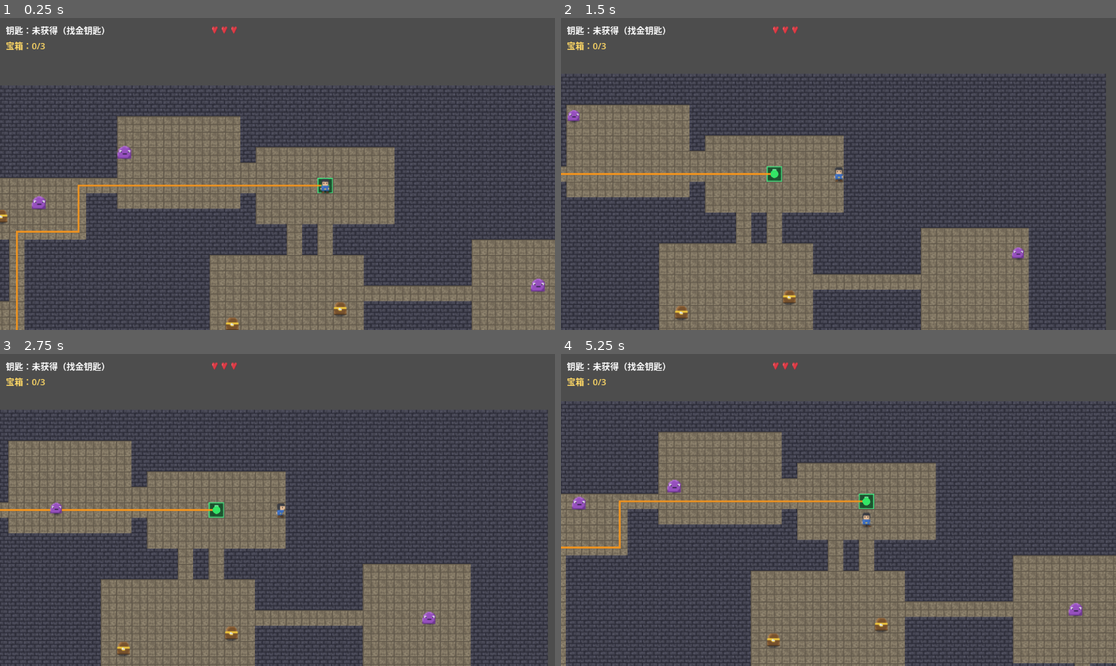
Above: before the commit, frames 1-4 (two rows, left to right).
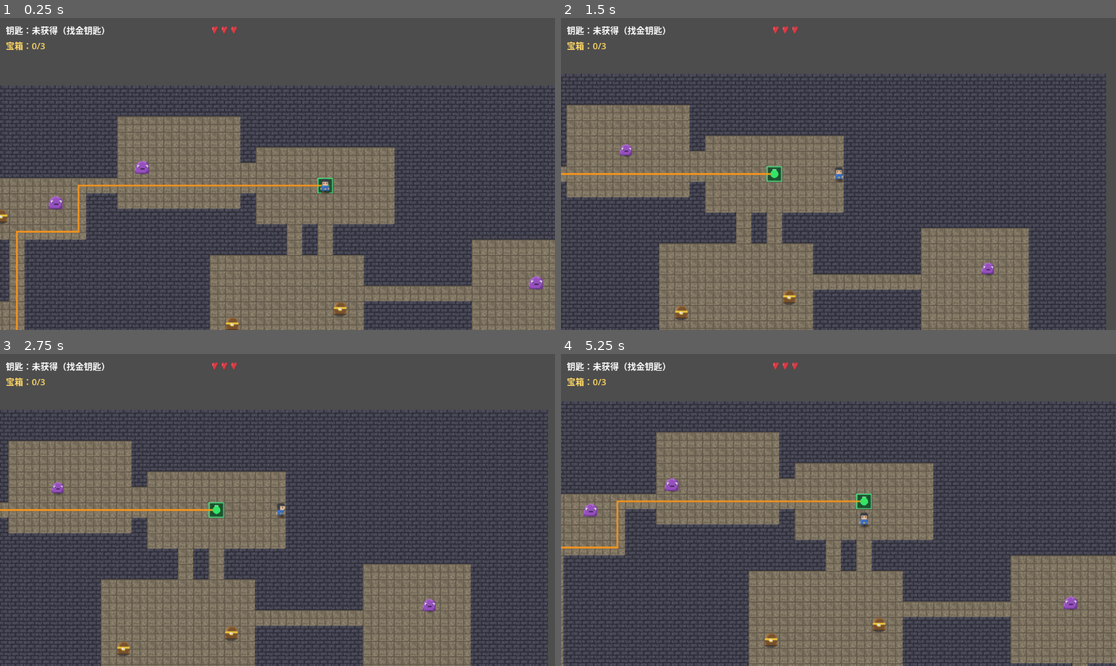
Above: after the commit, the same moments.

Repository: longray/godot_learn
Game: Godot game, scene res://lessons/lesson03_playable/lesson03.tscn
Same seed, same stepped clock (60 frames per second), same inputs: the game is played once before the commit and once after it.
Inputs (mouse positions are in pixels of both pictures, inside the frame that each line leads up to):
- Up to frame 1 (0.25 s): no input
- Up to frame 2 (1.5 s): tap Enter at 0.5 s; move the mouse to (960, 158) at 0.52 s; hold D (move_right) 0.53-1.25 s; tap R at 0.6 s; click (960, 158) at 0.67 s; drag from (727, 189) to (683, 311) at 1.27 s
- Up to frame 3 (2.75 s): move the mouse to (333, 441) at 2.02 s; hold D (move_right) from 2.03 s (still down); tap R at 2.1 s
- Up to frame 4 (5.25 s): release D (move_right) at 2.75 s; drag from (810, 572) to (616, 506) at 2.77 s; move the mouse to (1005, 556) at 3.52 s; hold A (move_left) 3.53-4.25 s; tap R at 3.6, 5.1 s; drag from (672, 463) to (927, 634) at 4.27 s; move the mouse to (866, 510) at 5.02 s; hold S (move_down) from 5.03 s (still down); click (866, 510) at 5.17 s

The runs differ from the first frame. In frame 1, 0.5% of the frame differs, in the area x 5-99%, y 40-88%; in frame 2, 0.3%; in frame 3, 0.3%; in frame 4, 9.7%, in the area x 0-100%, y 15-100%.

Commit message:
feat: 第5课作业5——死亡重置本层（roguelike 惩罚）+ 巡逻顺序种子化修复
- reset_current_layer：死亡时 generate() 重开本层——钥匙/宝箱/怪物全部
  复原（固定种子=同层重来，随机种子=换新层）；保留 respawn_player 轻惩罚回退
- player.die() 优先调 reset_current_layer，无则回退 respawn_player
- 修复隐藏一致性 bug：ring.shuffle() 走全局 RNG 不受种子控制 →
  改 main.rng 手写 Fisher-Yates，同种子巡逻顺序严格可复现（C# 可对齐）
- 验证：严格路径复现 true；死亡后 key=false treasure=0 hp=3

Diff:
--- a/2d_rpg_dungeon/lessons/lesson03_playable/dungeon_playable.gd
+++ b/2d_rpg_dungeon/lessons/lesson03_playable/dungeon_playable.gd
@@ -1033,9 +1033,17 @@
 
 
 func respawn_player() -> void:
-	# 第 5 课：玩家死亡后重生到入口（由 Player.die() 调用）
+	# 第 5 课：玩家死亡后重生到入口（轻惩罚版，保留）
 	if is_instance_valid(player_instance):
 		player_instance.global_position = get_entrance_world_position()
+
+
+func reset_current_layer() -> void:
+	# 作业 5（第 5 课）：死亡重置本层——钥匙/宝箱/怪物全部复原重来
+	# 固定种子下 generate() 产出完全相同的层（玩家记忆保留，仅进度清零）；
+	# 随机种子下等于换新层（更狠的 roguelike 惩罚）
+	print("本层已重置！钥匙宝箱怪物全部复原。")
+	generate()
 
 
 func _remove_entity(entity: Node) -> void:
@@ -1187,7 +1195,13 @@
 
 		if not ring.is_empty():
 			# 环游顺序打乱 → 路径自然交叉，像乱逛而非巡逻兵
-			ring.shuffle()
+			# 踩坑：Array.shuffle() 走全局 RNG（不受种子控制）——改用 main.rng
+			# 手写 Fisher-Yates，保证同种子顺序可复现（C# 可对齐）
+			for i in range(ring.size() - 1, 0, -1):
+				var j := rng.randi_range(0, i)
+				var tmp := ring[i]
+				ring[i] = ring[j]
+				ring[j] = tmp
 
 			points.append(get_cell_world_position(cell))
 			for rc in ring:
--- a/2d_rpg_dungeon/lessons/lesson03_playable/player.gd
+++ b/2d_rpg_dungeon/lessons/lesson03_playable/player.gd
@@ -188,7 +188,11 @@
 
 	_notify_health_ui()
 
-	if dungeon and dungeon.has_method("respawn_player"):
+	# 作业 5（第 5 课）：死亡重置本层（钥匙/宝箱/怪物复原）；
+	# 无此方法时回退轻惩罚（仅回入口）。generate 内部会重置位置与状态
+	if dungeon and dungeon.has_method("reset_current_layer"):
+		dungeon.reset_current_layer()
+	elif dungeon and dungeon.has_method("respawn_player"):
 		dungeon.respawn_player()
 
 	# 死亡重生保护比普通无敌稍长
